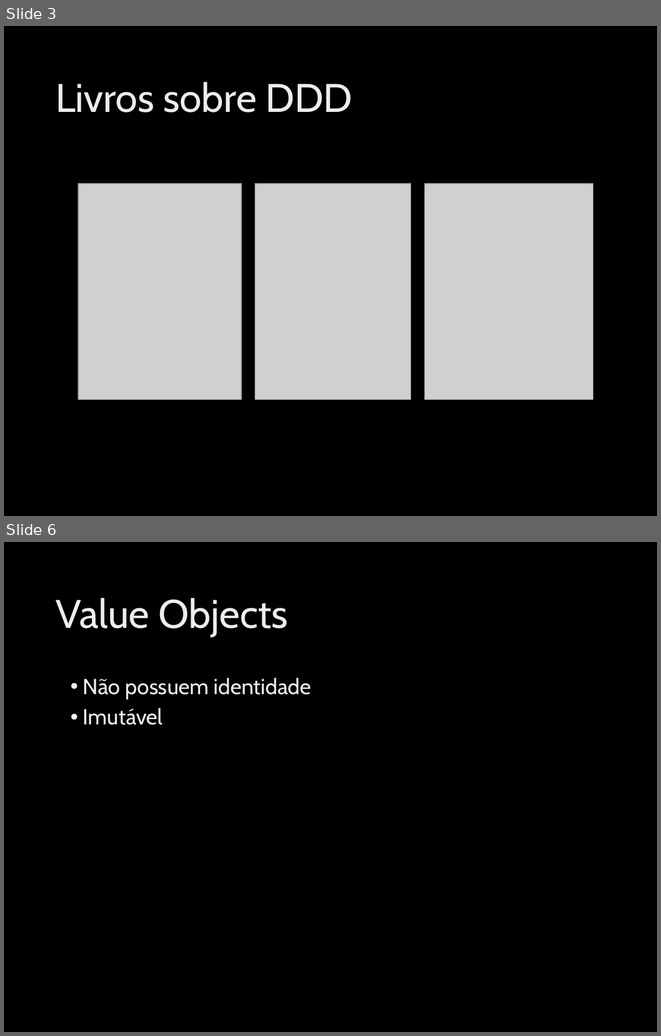
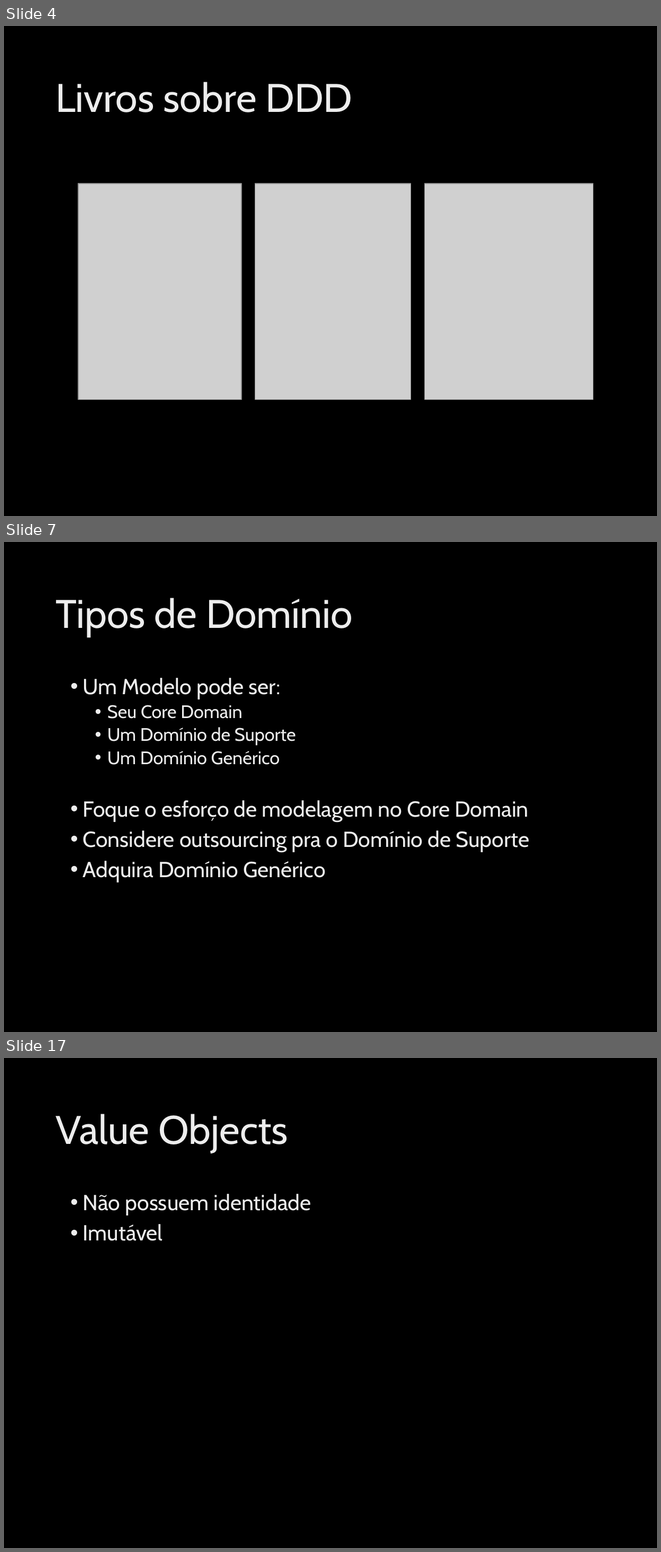
Before and after one commit to ivanpaulovich/event-sourcing-jambo, a slide deck: docs/Introdução ao Domain-Driven-Design (DDD).pptx. Shown one above the other, each under a label of ours: slides 3 and 6 before the commit, slides 4, 7 and 17 after it; the slides between them are not shown. The pictures are 661x1036 and 661x1552 pixels, drawn with LibreOffice and Linux fonts; fonts in the diff are those of the drawing; grey boxes stand for pictures; background and template pictures are left out. Boxes give left, top, right and bottom in pixels: in the first picture for what was removed or moved away, otherwise in the second. Text is boxed around its words. In the diff, an @@ line names an element or a change of style, - is before the commit and + after.

```diff
--- a/docs/Introdução ao Domain-Driven-Design (DDD).pptx
+++ b/docs/Introdução ao Domain-Driven-Design (DDD).pptx
@@ slide 7 added at box(4, 542, 657, 1032), background picture (left out) @@
@@ title added at box(55, 598, 353, 636), 44 pt, text gradient #DEDEDE to #EDEDED to #FFFFFF @@
+Tipos de Domínio
@@ text added at box(83, 678, 530, 882), 24 pt, text gradient #DEDEDE to #EDEDED to #FFFFFF @@
+• Um Modelo pode ser:
+  • Seu Core Domain
+  • Um Domínio de Suporte
+  • Um Domínio Genérico
+• Foque o esforço de modelagem no Core Domain
+• Considere outsourcing pra o Domínio de Suporte
+• Adquira Domínio Genérico
@@ what was slide 3 is now slide 4 @@
@@ what was slide 6 is now slide 17 @@
```
Also in this commit, not shown: 4 slides changed, 11 other slides added, 4 other files.
